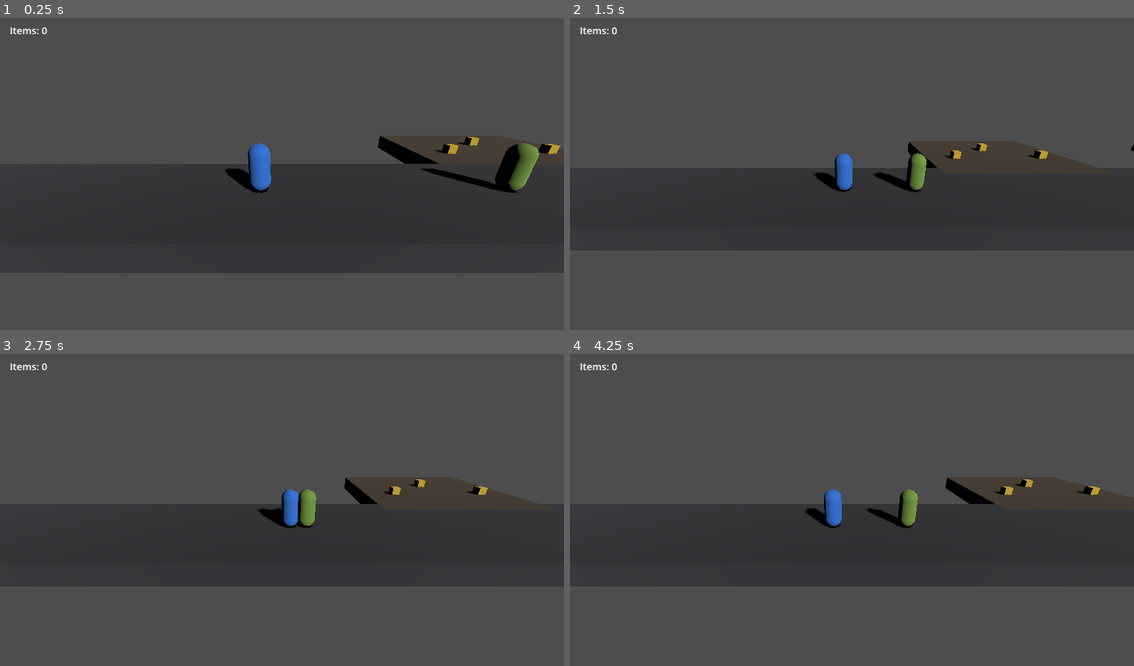
Above: before the commit, frames 1-4 (two rows, left to right).
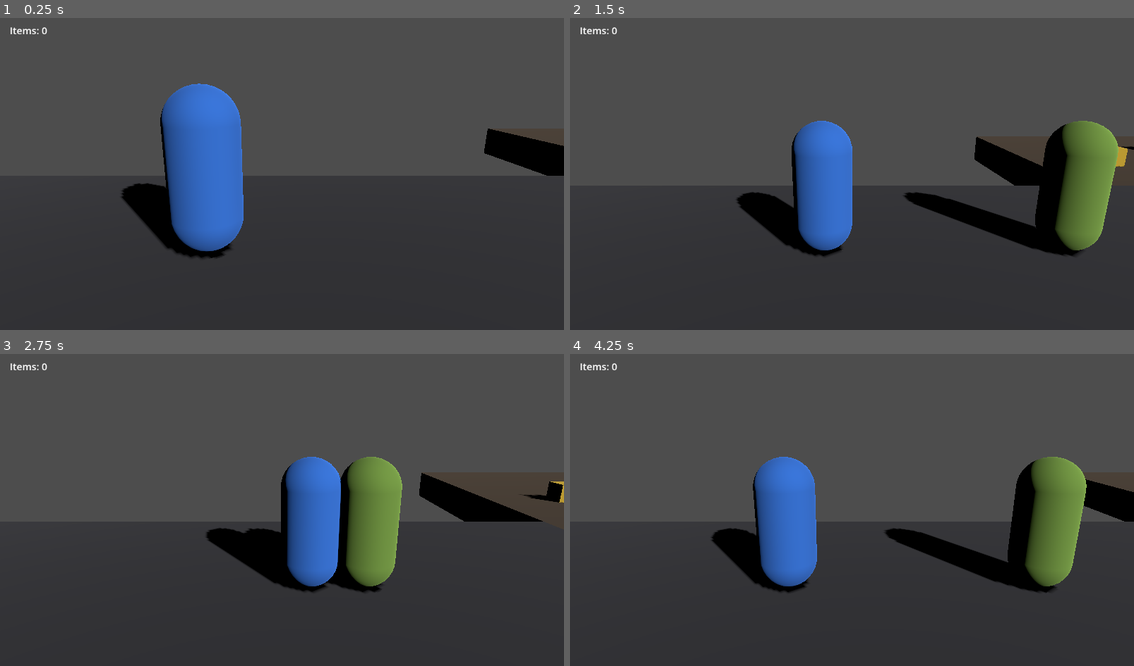
Above: after the commit, the same moments.

Repository: Natkiio/union-city-3d-remake
Game: Godot game, scene res://scenes/main.tscn
Two runs of this game, one before a commit and one after it. Both use one fixed random seed, a clock stepped at 60 frames per second and the inputs below.
Inputs:
- Up to frame 1 (0.25 s): no input
- Up to frame 2 (1.5 s): hold D (move_right) 0.53-1.28 s; tap Space (attack) at 0.6 s; hold A (move_left) from 1.28 s (still down); tap E (interact) at 1.35 s
- Up to frame 3 (2.75 s): release A (move_left) at 2.03 s; hold D (move_right) from 2.03 s (still down); tap Space (attack) at 2.1 s
- Up to frame 4 (4.25 s): tap E (interact) at 2.85 s; release D (move_right) at 3.53 s; hold A (move_left) from 3.53 s (still down); tap Space (attack) at 3.6 s

The runs differ from the first frame. In frame 1, 30% of the frame differs, in the area x 0-100%, y 20-100%; in frame 2, 40%, in the area x 0-100%, y 32-100%; in frame 3, 38%; in frame 4, 40%.

Commit message:
Zoom in both cameras
- House interior: pulled camera closer (offset z 6->4.8) and tightened
  ortho size (3.6->3.0) per feedback that it was slightly too far out
- Main street: brought camera noticeably closer (offset ~halved),
  reduced tilt angle (21.7deg -> 15deg) and narrowed FOV (75->50) so
  the player fills a much bigger share of the frame instead of mostly
  empty background
- Verified by rendering real headless screenshots of both views (not
  just reading transform numbers) and visually confirming the framing

Diff:
--- a/scenes/house/house_interior.tscn
+++ b/scenes/house/house_interior.tscn
@@ -150,11 +150,11 @@
 
 [node name="CameraRig" type="Node3D" parent="."]
 script = ExtResource("3")
-offset = Vector3(0, 1.5, 6)
+offset = Vector3(0, 1.45, 4.8)
 follow_speed = 6.0
 
 [node name="Camera3D" type="Camera3D" parent="CameraRig"]
 projection = 1
-size = 3.6
+size = 3.0
 
 [node name="HUD" parent="." instance=ExtResource("4")]
--- a/scenes/main.tscn
+++ b/scenes/main.tscn
@@ -75,8 +75,10 @@
 
 [node name="CameraRig" type="Node3D" parent="." unique_id=1468777941]
 script = ExtResource("5")
+offset = Vector3(0, 2.3, 4.4)
 
 [node name="Camera3D" type="Camera3D" parent="CameraRig" unique_id=1042660207]
-transform = Transform3D(1, 0, 0, 0, 0.93, 0.37, 0, -0.37, 0.93, 0, 0, 0)
+transform = Transform3D(1, 0, 0, 0, 0.97, 0.26, 0, -0.26, 0.97, 0, 0, 0)
+fov = 50.0
 
 [node name="HUD" parent="." unique_id=1769649300 instance=ExtResource("4")]
